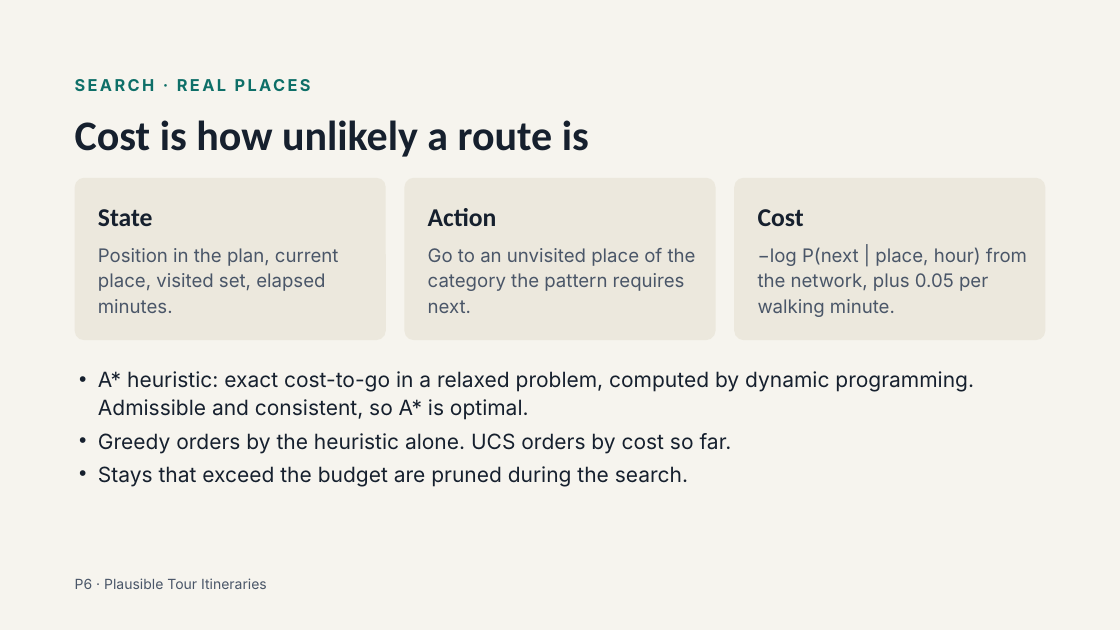
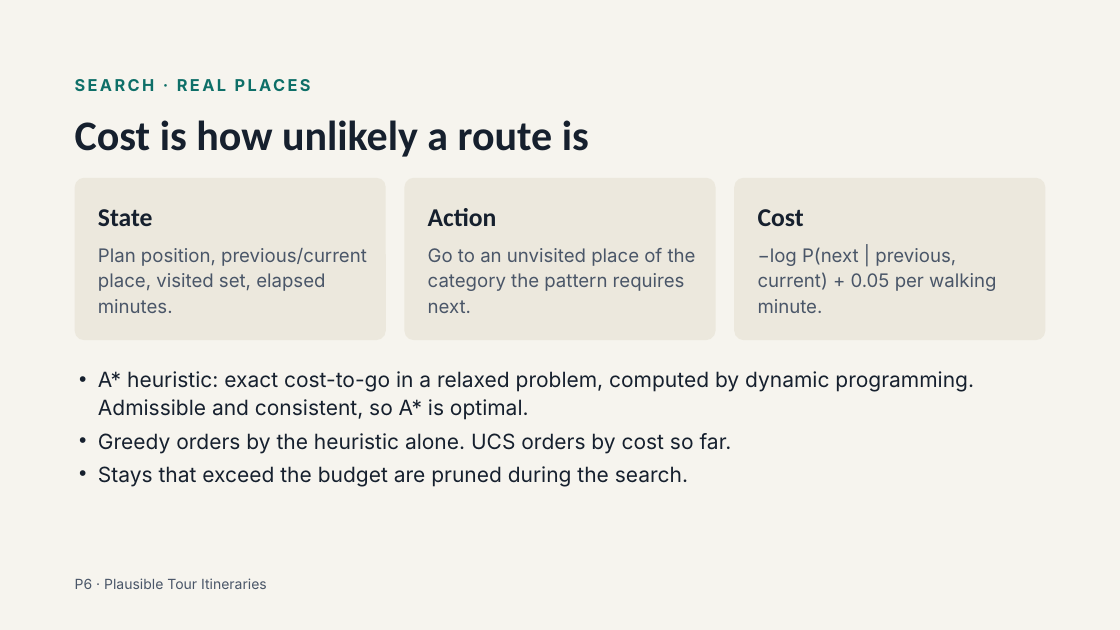
Before and after one commit to salmashamss21/Neuro_Symbolic_Tour_Planner, a slide deck: slide 7 of docs/P6 Plausible Tour Itineraries.pptx. Drawn at 1120x630 pixels with LibreOffice and Linux fonts; fonts in the diff are those of the drawing. Boxes give left, top, right and bottom in pixels: in the first picture for what was removed or moved away, otherwise in the second. Text is boxed around its words. In the diff, an @@ line names an element or a change of style, - is before the commit and + after.

```diff
--- a/docs/P6 Plausible Tour Itineraries.pptx
+++ b/docs/P6 Plausible Tour Itineraries.pptx
@@ text at [98,248,367,313]: text changed @@
-Position in the plan, current place, visited set, elapsed minutes.
+Plan position, previous/current place, visited set, elapsed minutes.
@@ text at [758,247,996,313]: text changed @@
-−log P(next | place, hour) from the network, plus 0.05 per walking minute.
+−log P(next | previous, current) + 0.05 per walking minute.
```
Also in this commit, not shown: 4 other slides changed, 25 other files.
